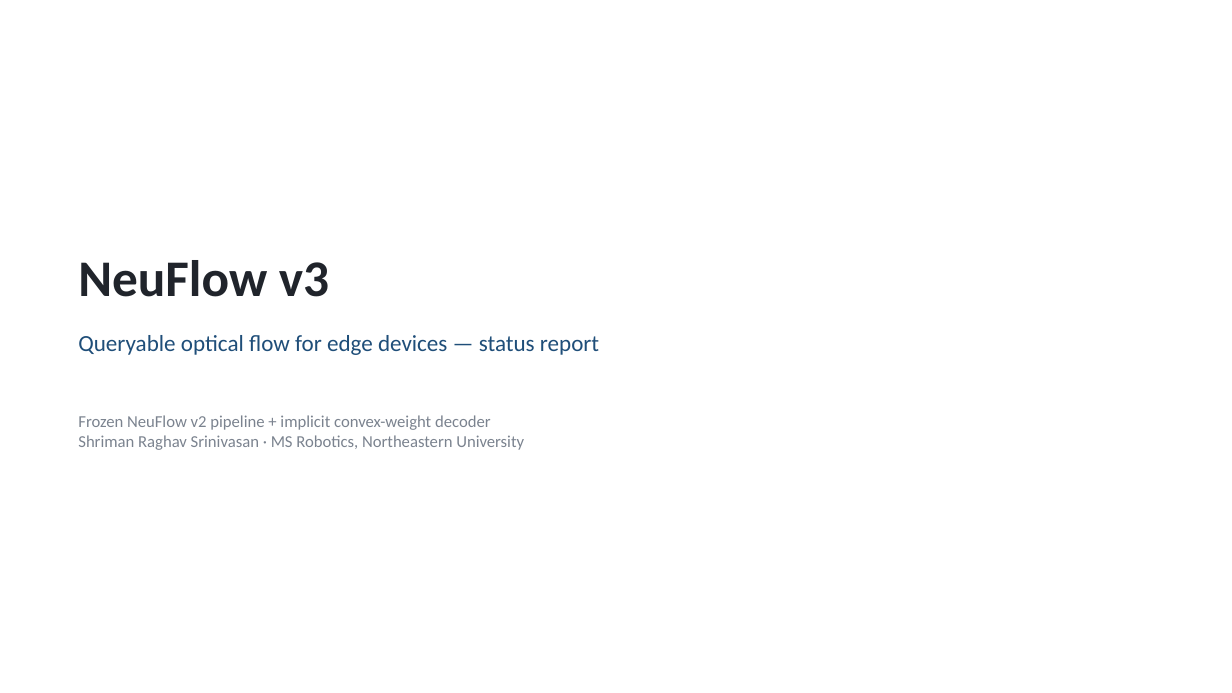
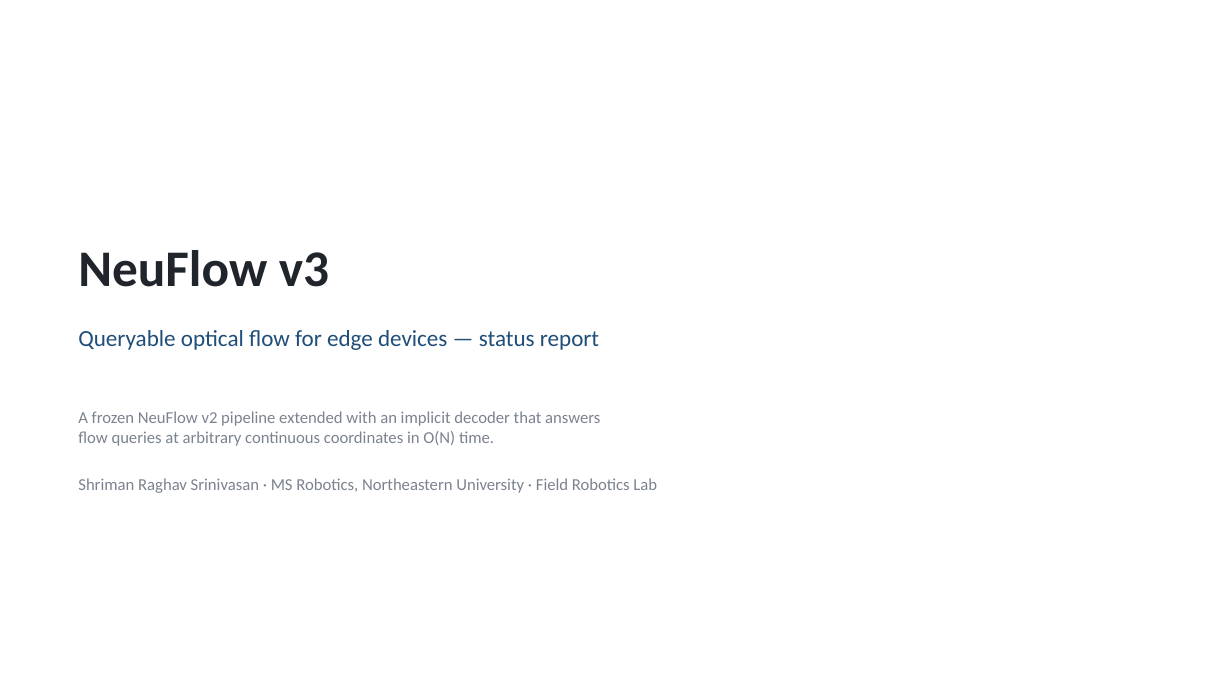
Before and after one commit to shrirag10/Neuflowv3, a slide deck: slide 1 of docs/NeuFlow_v3_status.pptx. Drawn at 1232x693 pixels with LibreOffice and Linux fonts; fonts in the diff are those of the drawing. Boxes give left, top, right and bottom in pixels: in the first picture for what was removed or moved away, otherwise in the second. Text is boxed around its words. In the diff, an @@ line names an element or a change of style, - is before the commit and + after.

```diff
--- a/docs/NeuFlow_v3_status.pptx
+++ b/docs/NeuFlow_v3_status.pptx
@@ text "NeuFlow v3": place and size @@
-text "NeuFlow v3" at [78, 260, 329, 297]
+text "NeuFlow v3" at [78, 250, 329, 287]
@@ text "Queryable optical flow for edge ...": place and size @@
-text "Queryable optical flow for edge ..." at [78, 335, 599, 355]
+text "Queryable optical flow for edge ..." at [78, 330, 599, 350]
@@ text at [78, 411, 657, 493]: text changed @@
-Frozen NeuFlow v2 pipeline + implicit convex-weight decoder
-Shriman Raghav Srinivasan · MS Robotics, Northeastern University
+A frozen NeuFlow v2 pipeline extended with an implicit decoder that answers
+flow queries at arbitrary continuous coordinates in O(N) time.
+Shriman Raghav Srinivasan · MS Robotics, Northeastern University · Field Robotics Lab
```
Also in this commit, not shown: 3 other slides changed, 9 slides added, 7 slides removed, 10 other files.
